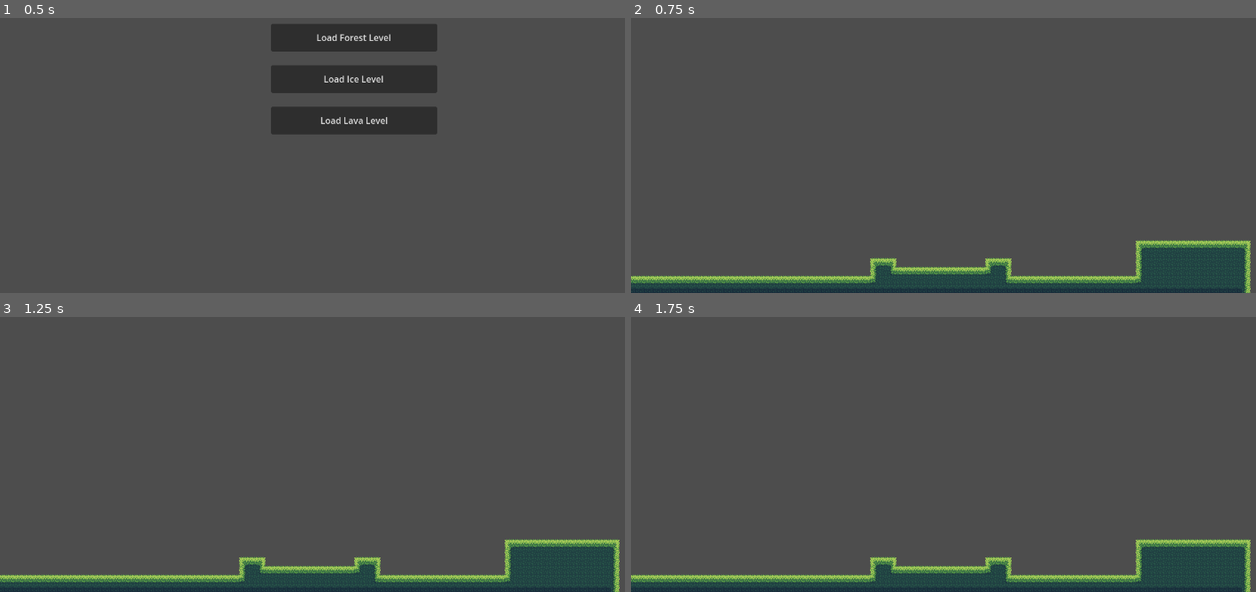
Above: before the commit, frames 1-4 (two rows, left to right).
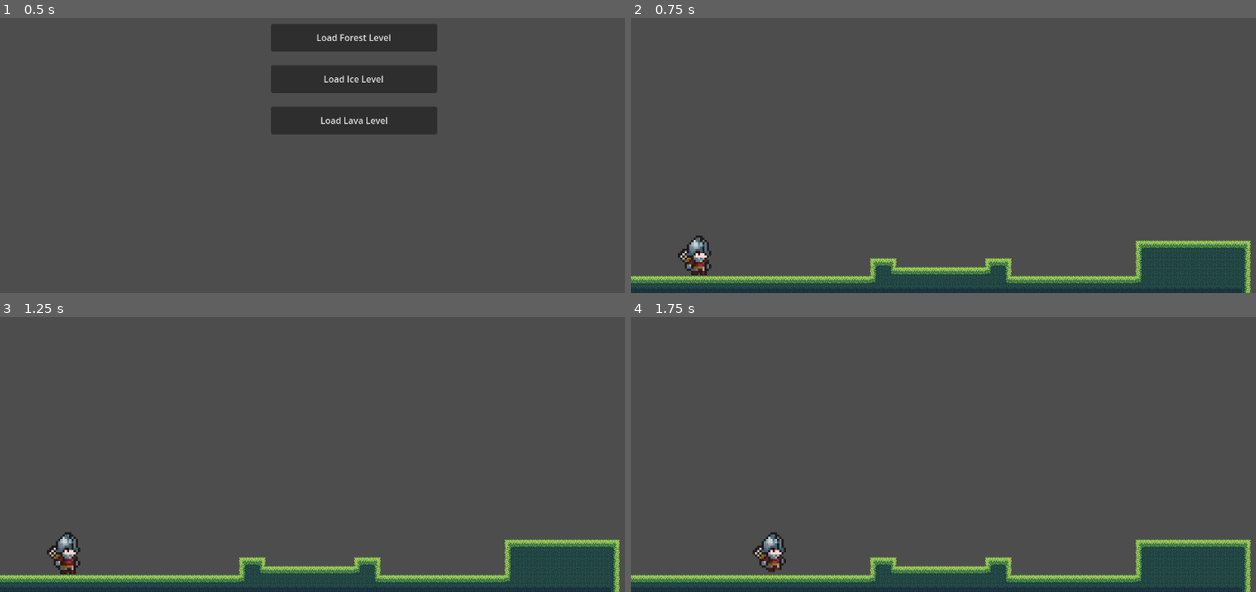
Above: after the commit, the same moments.

Repository: sriramadhenu/mage-race
Game: Godot game, scene res://scenes/ui/level_loader.tscn
Two runs of this game, one before a commit and one after it. Both use one fixed random seed, a clock stepped at 60 frames per second and the inputs below.
Inputs:
- Up to frame 1 (0.5 s): no input
- Up to frame 2 (0.75 s): click "Load Forest Level" at 0.5 s
- Up to frame 3 (1.25 s): no input
- Up to frame 4 (1.75 s): tap Enter at 1.25 s; hold D (player_forward, bound only after the commit) from 1.28 s (still down)

Frame 1 is identical in both runs. In frame 2, 0.5% of the frame differs, in the area x 7-13%, y 79-94%; in frame 3, 0.5%, in the area x 7-13%, y 78-94%; in frame 4, 0.5%.

Commit message:
add player character + basic logic

Diff:
--- a/project.godot
+++ b/project.godot
@@ -20,7 +20,23 @@
 window/size/viewport_width=1280
 window/size/viewport_height=720
 
+[input]
+
+player_forward={
+"deadzone": 0.2,
+"events": [Object(InputEventKey,"resource_local_to_scene":false,"resource_name":"","device":-1,"window_id":0,"alt_pressed":false,"shift_pressed":false,"ctrl_pressed":false,"meta_pressed":false,"pressed":false,"keycode":0,"physical_keycode":68,"key_label":0,"unicode":100,"location":0,"echo":false,"script":null)
+, Object(InputEventKey,"resource_local_to_scene":false,"resource_name":"","device":-1,"window_id":0,"alt_pressed":false,"shift_pressed":false,"ctrl_pressed":false,"meta_pressed":false,"pressed":false,"keycode":0,"physical_keycode":4194321,"key_label":0,"unicode":0,"location":0,"echo":false,"script":null)
+]
+}
+player_backward={
+"deadzone": 0.2,
+"events": [Object(InputEventKey,"resource_local_to_scene":false,"resource_name":"","device":-1,"window_id":0,"alt_pressed":false,"shift_pressed":false,"ctrl_pressed":false,"meta_pressed":false,"pressed":false,"keycode":0,"physical_keycode":65,"key_label":0,"unicode":97,"location":0,"echo":false,"script":null)
+, Object(InputEventKey,"resource_local_to_scene":false,"resource_name":"","device":-1,"window_id":0,"alt_pressed":false,"shift_pressed":false,"ctrl_pressed":false,"meta_pressed":false,"pressed":false,"keycode":0,"physical_keycode":4194319,"key_label":0,"unicode":0,"location":0,"echo":false,"script":null)
+]
+}
+
 [rendering]
 
+textures/canvas_textures/default_texture_filter=0
 renderer/rendering_method="gl_compatibility"
 renderer/rendering_method.mobile="gl_compatibility"
--- /dev/null
+++ b/scenes/characters/player.tscn
@@ -0,0 +1,182 @@
+[gd_scene load_steps=27 format=3 uid="uid://biufvwmgorgev"]
+
+[ext_resource type="Texture2D" uid="uid://d2cuxek47fi5u" path="res://assets/sprites/Soldier/Soldier/Soldier-Attack01.png" id="1_76oj4"]
+[ext_resource type="Script" uid="uid://lcfrvnq01hhq" path="res://scripts/player/player.gd" id="1_dyp2m"]
+[ext_resource type="Texture2D" uid="uid://ph74n20q7acf" path="res://assets/sprites/Soldier/Soldier/Soldier-Idle.png" id="1_rp718"]
+[ext_resource type="Texture2D" uid="uid://dfq1e2r7pfuxo" path="res://assets/sprites/Soldier/Soldier/Soldier-Walk.png" id="2_yewv4"]
+
+[sub_resource type="AtlasTexture" id="AtlasTexture_g66nw"]
+atlas = ExtResource("1_76oj4")
+region = Rect2(0, 0, 100, 100)
+
+[sub_resource type="AtlasTexture" id="AtlasTexture_rpnd8"]
+atlas = ExtResource("1_76oj4")
+region = Rect2(100, 0, 100, 100)
+
+[sub_resource type="AtlasTexture" id="AtlasTexture_d6tgn"]
+atlas = ExtResource("1_76oj4")
+region = Rect2(200, 0, 100, 100)
+
+[sub_resource type="AtlasTexture" id="AtlasTexture_3wg1y"]
+atlas = ExtResource("1_76oj4")
+region = Rect2(300, 0, 100, 100)
+
+[sub_resource type="AtlasTexture" id="AtlasTexture_kmyvj"]
+atlas = ExtResource("1_76oj4")
+region = Rect2(400, 0, 100, 100)
+
+[sub_resource type="AtlasTexture" id="AtlasTexture_a2luo"]
+atlas = ExtResource("1_76oj4")
+region = Rect2(500, 0, 100, 100)
+
+[sub_resource type="AtlasTexture" id="AtlasTexture_yewv4"]
+atlas = ExtResource("1_rp718")
+region = Rect2(0, 0, 100, 100)
+
+[sub_resource type="AtlasTexture" id="AtlasTexture_76oj4"]
+atlas = ExtResource("1_rp718")
+region = Rect2(100, 0, 100, 100)
+
+[sub_resource type="AtlasTexture" id="AtlasTexture_dyp2m"]
+atlas = ExtResource("1_rp718")
+region = Rect2(200, 0, 100, 100)
+
+[sub_resource type="AtlasTexture" id="AtlasTexture_atpat"]
+atlas = ExtResource("1_rp718")
+region = Rect2(300, 0, 100, 100)
+
+[sub_resource type="AtlasTexture" id="AtlasTexture_kqtwu"]
+atlas = ExtResource("1_rp718")
+region = Rect2(400, 0, 100, 100)
+
+[sub_resource type="AtlasTexture" id="AtlasTexture_6eyoc"]
+atlas = ExtResource("1_rp718")
+region = Rect2(500, 0, 100, 100)
+
+[sub_resource type="AtlasTexture" id="AtlasTexture_eojnx"]
+atlas = ExtResource("2_yewv4")
+region = Rect2(0, 0, 100, 100)
+
+[sub_resource type="AtlasTexture" id="AtlasTexture_qgnko"]
+atlas = ExtResource("2_yewv4")
+region = Rect2(100, 0, 100, 100)
+
+[sub_resource type="AtlasTexture" id="AtlasTexture_7vyk4"]
+atlas = ExtResource("2_yewv4")
+region = Rect2(200, 0, 100, 100)
+
+[sub_resource type="AtlasTexture" id="AtlasTexture_2l4js"]
+atlas = ExtResource("2_yewv4")
+region = Rect2(300, 0, 100, 100)
+
+[sub_resource type="AtlasTexture" id="AtlasTexture_jk2m4"]
+atlas = ExtResource("2_yewv4")
+region = Rect2(400, 0, 100, 100)
+
+[sub_resource type="AtlasTexture" id="AtlasTexture_xhtjm"]
+atlas = ExtResource("2_yewv4")
+region = Rect2(500, 0, 100, 100)
+
+[sub_resource type="AtlasTexture" id="AtlasTexture_k4v7y"]
+atlas = ExtResource("2_yewv4")
+region = Rect2(600, 0, 100, 100)
+
+[sub_resource type="AtlasTexture" id="AtlasTexture_xrqxk"]
+atlas = ExtResource("2_yewv4")
+region = Rect2(700, 0, 100, 100)
+
+[sub_resource type="SpriteFrames" id="SpriteFrames_eojnx"]
+animations = [{
+"frames": [{
+"duration": 1.0,
+"texture": SubResource("AtlasTexture_g66nw")
+}, {
+"duration": 1.0,
+"texture": SubResource("AtlasTexture_rpnd8")
+}, {
+"duration": 1.0,
+"texture": SubResource("AtlasTexture_d6tgn")
+}, {
+"duration": 1.0,
+"texture": SubResource("AtlasTexture_3wg1y")
+}, {
+"duration": 1.0,
+"texture": SubResource("AtlasTexture_kmyvj")
+}, {
+"duration": 1.0,
+"texture": SubResource("AtlasTexture_a2luo")
+}],
+"loop": false,
+"name": &"attack",
+"speed": 5.0
+}, {
+"frames": [{
+"duration": 1.0,
+"texture": SubResource("AtlasTexture_yewv4")
+}, {
+"duration": 1.0,
+"texture": SubResource("AtlasTexture_76oj4")
+}, {
+"duration": 1.0,
+"texture": SubResource("AtlasTexture_dyp2m")
+}, {
+"duration": 1.0,
+"texture": SubResource("AtlasTexture_atpat")
+}, {
+"duration": 1.0,
+"texture": SubResource("AtlasTexture_kqtwu")
+}, {
+"duration": 1.0,
+"texture": SubResource("AtlasTexture_6eyoc")
+}],
+"loop": true,
+"name": &"idle",
+"speed": 5.0
+}, {
+"frames": [{
+"duration": 1.0,
+"texture": SubResource("AtlasTexture_eojnx")
+}, {
+"duration": 1.0,
+"texture": SubResource("AtlasTexture_qgnko")
+}, {
+"duration": 1.0,
+"texture": SubResource("AtlasTexture_7vyk4")
+}, {
+"duration": 1.0,
+"texture": SubResource("AtlasTexture_2l4js")
+}, {
+"duration": 1.0,
+"texture": SubResource("AtlasTexture_jk2m4")
+}, {
+"duration": 1.0,
+"texture": SubResource("AtlasTexture_xhtjm")
+}, {
+"duration": 1.0,
+"texture": SubResource("AtlasTexture_k4v7y")
+}, {
+"duration": 1.0,
+"texture": SubResource("AtlasTexture_xrqxk")
+}],
+"loop": true,
+"name": &"walk",
+"speed": 12.0
+}]
+
+[sub_resource type="RectangleShape2D" id="RectangleShape2D_dyp2m"]
+size = Vector2(60, 72)
+
+[node name="Player" type="CharacterBody2D"]
+script = ExtResource("1_dyp2m")
+
+[node name="AnimatedSprite2D" type="AnimatedSprite2D" parent="."]
+scale = Vector2(4, 4)
+sprite_frames = SubResource("SpriteFrames_eojnx")
+animation = &"attack"
+autoplay = "idle"
+
+[node name="Node2D" type="Node2D" parent="."]
+
+[node name="CollisionShape2D" type="CollisionShape2D" parent="."]
+position = Vector2(-6, -8)
+shape = SubResource("RectangleShape2D_dyp2m")
--- a/scenes/levels/level_forest.tscn
+++ b/scenes/levels/level_forest.tscn
@@ -1,6 +1,7 @@
-[gd_scene load_steps=4 format=4 uid="uid://xm64rd5b2omd"]
+[gd_scene load_steps=5 format=4 uid="uid://xm64rd5b2omd"]
 
 [ext_resource type="Texture2D" uid="uid://lq81smlyojn8" path="res://assets/tilesets/jungle tileset/jungle tileset.png" id="1_om5tm"]
+[ext_resource type="PackedScene" uid="uid://biufvwmgorgev" path="res://scenes/characters/player.tscn" id="2_tbxb2"]
 
 [sub_resource type="TileSetAtlasSource" id="TileSetAtlasSource_tbxb2"]
 texture = ExtResource("1_om5tm")
@@ -361,3 +362,9 @@
 position = Vector2(0, 80)
 tile_map_data = PackedByteArray("AAAAACYAAQAKAA4AAAAAACcAAQAKAA8AAAABACYAAQAKAA4AAAABACcAAQAKAA8AAAACACYAAQAKAA4AAAACAC …(6768 unchanged characters)…
 tile_set = SubResource("TileSet_30e0t")
+
+[node name="Camera2D" type="Camera2D" parent="."]
+position = Vector2(640, 360)
+
+[node name="Player" parent="." instance=ExtResource("2_tbxb2")]
+position = Vector2(121, 660)
--- /dev/null
+++ b/scripts/player/player.gd
@@ -0,0 +1,21 @@
+extends CharacterBody2D
+
+const WALK_SPEED = 300
+
+@onready var sprite = $AnimatedSprite2D
+
+func _process(_delta: float):
+	var dir_x := 0
+	if Input.is_action_pressed("player_forward"):
+		dir_x += 1
+	if Input.is_action_pressed("player_backward"):
+		dir_x -= 1
+
+	velocity.x = dir_x * WALK_SPEED
+	move_and_slide()
+
+	if dir_x != 0:
+		sprite.flip_h = dir_x < 0
+		sprite.play("walk")
+	else:
+		sprite.play("idle")
Binary file added: assets/sprites/Soldier/Shadow sprites/Soldier-Shadow.png
Not shown, added: assets/sprites/Soldier/Shadow sprites/Soldier-Shadow.png.import
Binary file added: assets/sprites/Soldier/Shadow sprites/Soldier-Shadow_death.png
Not shown, added: assets/sprites/Soldier/Shadow sprites/Soldier-Shadow_death.png.import
Binary file added: assets/sprites/Soldier/Soldier-Attack01.png
Not shown, added: assets/sprites/Soldier/Soldier-Attack01.png.import
Binary file added: assets/sprites/Soldier/Soldier-Attack02.png
Not shown, added: assets/sprites/Soldier/Soldier-Attack02.png.import
Binary file added: assets/sprites/Soldier/Soldier-Attack03.png
Not shown, added: assets/sprites/Soldier/Soldier-Attack03.png.import
Binary file added: assets/sprites/Soldier/Soldier-Death.png
Not shown, added: assets/sprites/Soldier/Soldier-Death.png.import
(and 11 more such lines)
